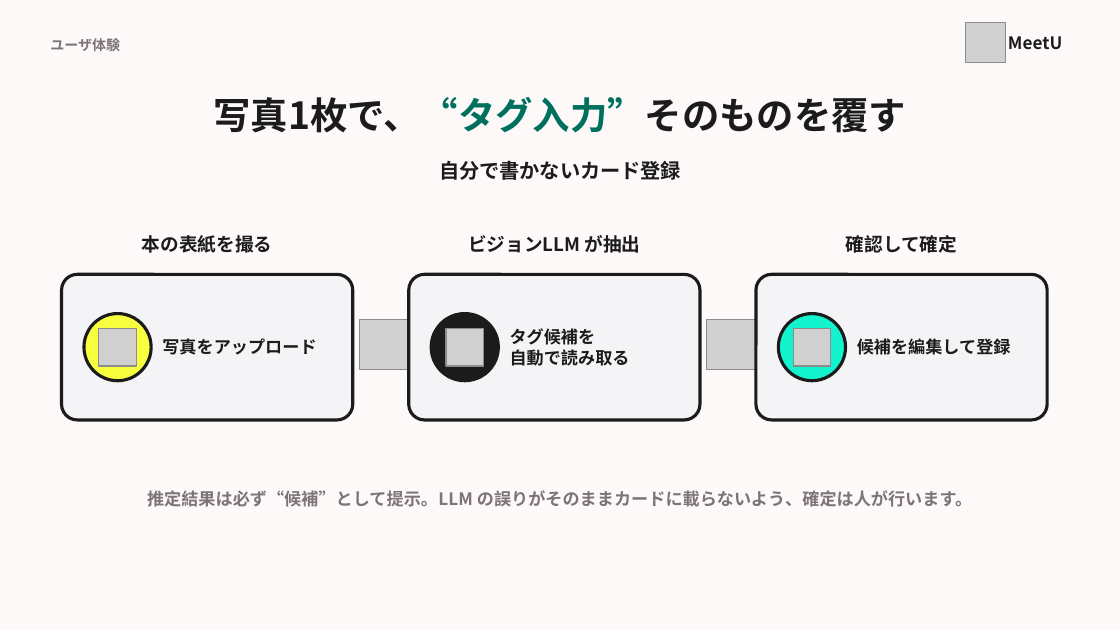
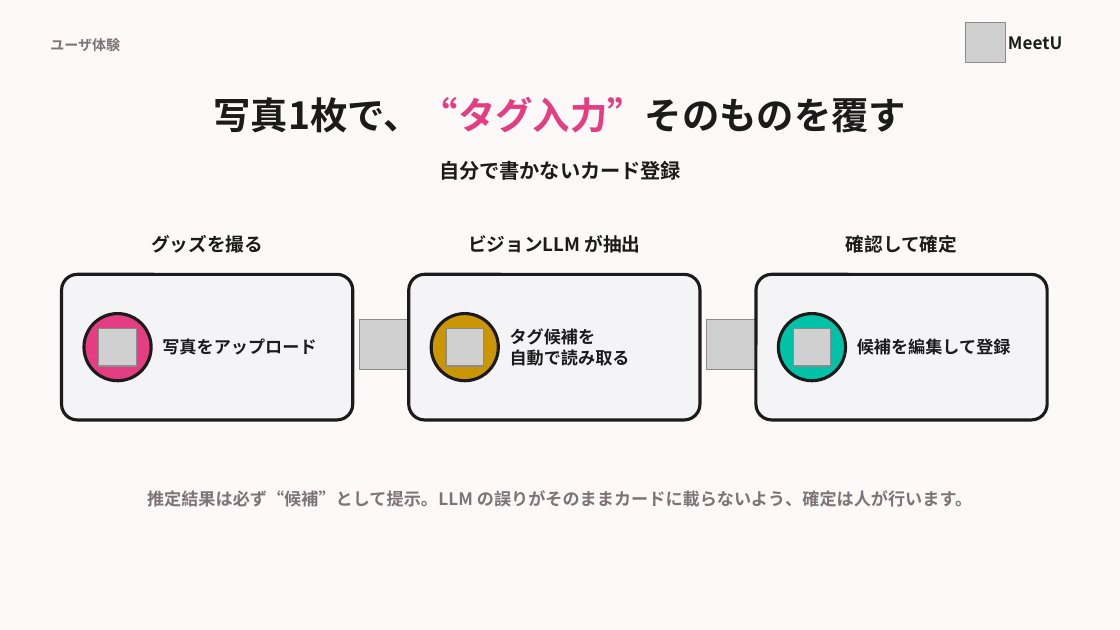
Before and after one commit to MurakamiHonami/MeetU, a slide deck: slide 9 of slide/MeetU_pitch.pptx. Drawn at 1120x630 pixels with LibreOffice and Linux fonts; fonts in the diff are those of the drawing; grey boxes stand for pictures. Boxes give left, top, right and bottom in pixels: in the first picture for what was removed or moved away, otherwise in the second. Text is boxed around its words. In the diff, an @@ line names an element or a change of style, - is before the commit and + after.

```diff
--- a/slide/MeetU_pitch.pptx
+++ b/slide/MeetU_pitch.pptx
@@ text "写真1枚で、“タグ入力”そのものを覆す" at [214,97,907,133]: text colour #00705E to #E43D81 in "写真1枚で、“タグ入力”そのものを覆す" @@
@@ text at [151,235,263,253]: text changed @@
-本の表紙を撮る
+グッズを撮る
@@ ellipse at [84,314,151,381]: fill #F8FF3E to #E43D81 @@
@@ ellipse at [431,314,498,381]: fill #1C1B1B to #CB9605 @@
@@ ellipse at [778,314,846,381]: fill #13F3CE to #00C2A8 @@
```
Also in this commit, not shown: 21 other slides changed, 12 other files.
